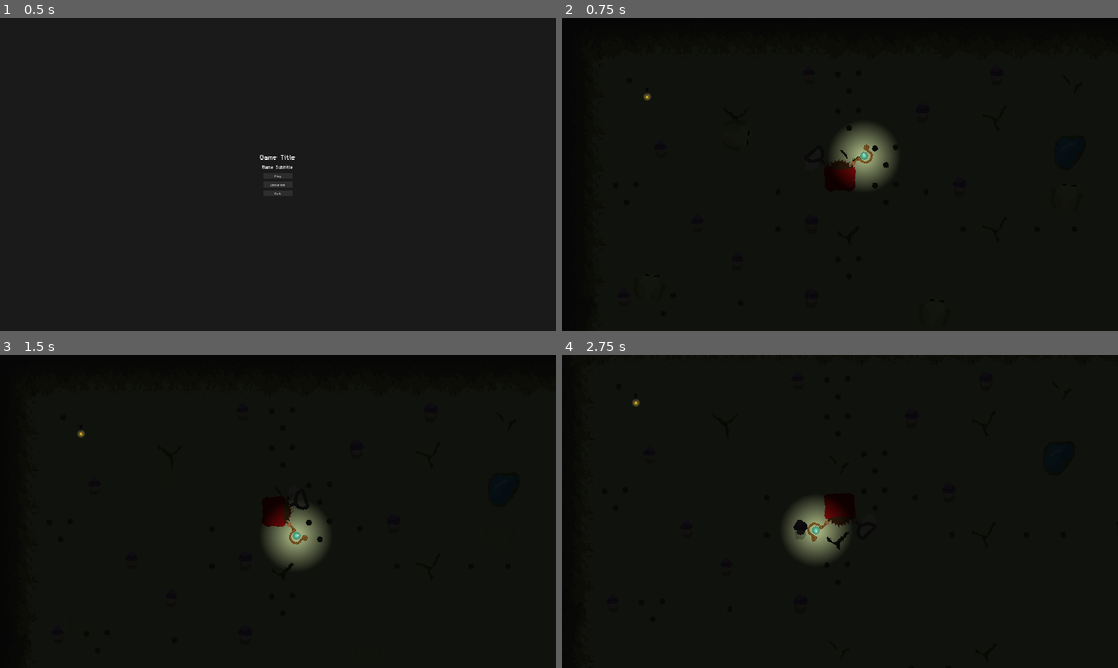
Above: before the commit, frames 1-4 (two rows, left to right).
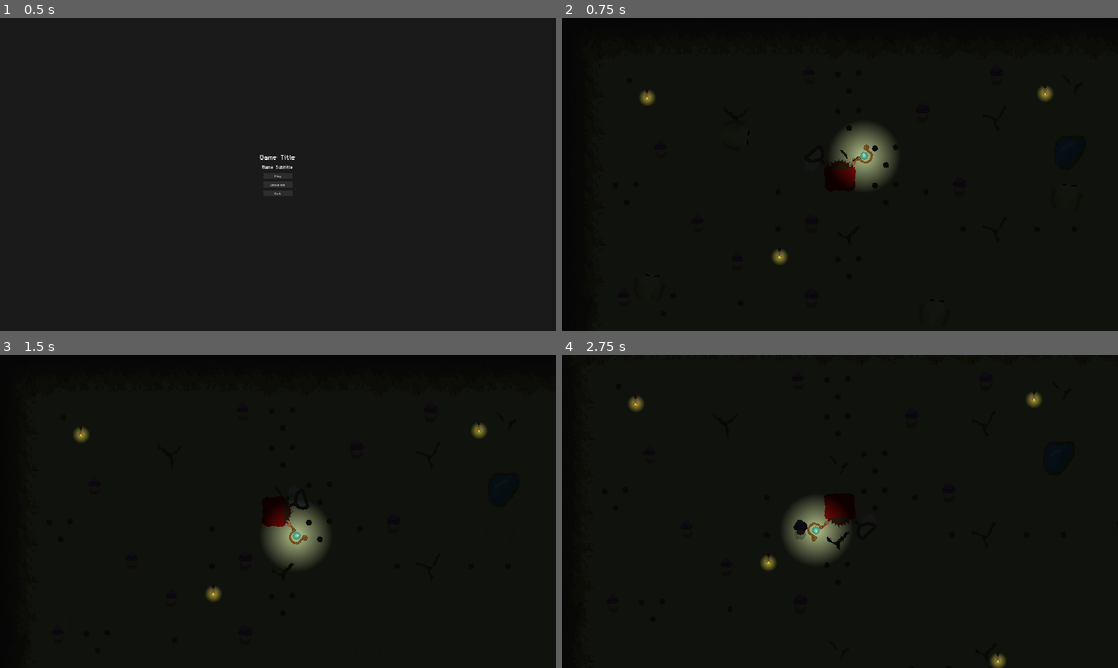
Above: after the commit, the same moments.

Repository: Splashy-Inc/amphibiwitch
Game: Godot game, scene res://SCENES/screen_manager.tscn
Two runs of this game, one before a commit and one after it. Both use one fixed random seed, a clock stepped at 60 frames per second and the inputs below. The engine's default icon, where the game draws it, is replaced by a stand-in: a white triangle on a blue panel in a dark square.
Inputs (mouse positions are in pixels of both pictures, inside the frame that each line leads up to):
- Up to frame 1 (0.5 s): no input
- Up to frame 2 (0.75 s): click "Play" at 0.5 s
- Up to frame 3 (1.5 s): tap Enter at 1.25 s; move the mouse to (400, 495) at 1.27 s; hold D (right) from 1.28 s (still down); hold Right mouse button (light) from 1.28 s (still down); click (400, 495) at 1.42 s
- Up to frame 4 (2.75 s): move the mouse to (728, 527) at 2.02 s; release D (right) at 2.03 s; release Right mouse button (light) at 2.03 s; hold S (down) from 2.03 s (still down); click (728, 527) at 2.1 s

Frame 1 is identical in both runs. In frame 2, 0.3% of the frame differs, in the area x 14-89%, y 21-79%; in frame 3, 0.3%; in frame 4, 0.4%, in the area x 12-87%, y 12-100%.

Commit message:
Add fireflies

Diff:
--- a/SCENES/firefly.tscn
+++ b/SCENES/firefly.tscn
@@ -29,6 +29,8 @@
 
 [sub_resource type="GradientTexture2D" id="GradientTexture2D_rrrod"]
 gradient = SubResource("Gradient_axqho")
+width = 128
+height = 128
 fill = 1
 fill_from = Vector2(0.513761, 0.509174)
 fill_to = Vector2(1, 0.518349)
@@ -39,8 +41,7 @@
 [node name="AnimatedSprite2D" type="AnimatedSprite2D" parent="."]
 sprite_frames = SubResource("SpriteFrames_dg7is")
 autoplay = "default"
-frame = 1
-frame_progress = 0.231764
+frame_progress = 0.417843
 
 [node name="PointLight2D" type="PointLight2D" parent="."]
 position = Vector2(0, 29)
--- a/SCENES/playground.tscn
+++ b/SCENES/playground.tscn
@@ -89,7 +89,28 @@
 [node name="Fireflies" type="Node" parent="."]
 
 [node name="Firefly" parent="Fireflies" instance=ExtResource("5_svg8i")]
-position = Vector2(267, 241)
+position = Vector2(267, 244)
+
+[node name="Firefly2" parent="Fireflies" instance=ExtResource("5_svg8i")]
+position = Vector2(724, 793)
+
+[node name="Firefly3" parent="Fireflies" instance=ExtResource("5_svg8i")]
+position = Vector2(394, 1803)
+
+[node name="Firefly4" parent="Fireflies" instance=ExtResource("5_svg8i")]
+position = Vector2(1131, 1608)
+
+[node name="Firefly5" parent="Fireflies" instance=ExtResource("5_svg8i")]
+position = Vector2(1517, 1132)
+
+[node name="Firefly6" parent="Fireflies" instance=ExtResource("5_svg8i")]
+position = Vector2(1641, 230)
+
+[node name="Firefly7" parent="Fireflies" instance=ExtResource("5_svg8i")]
+position = Vector2(2260, 1757)
+
+[node name="Firefly8" parent="Fireflies" instance=ExtResource("5_svg8i")]
+position = Vector2(2210, 793)
 
 [node name="MobileControls" parent="." instance=ExtResource("7_uhrci")]
 visible = false
